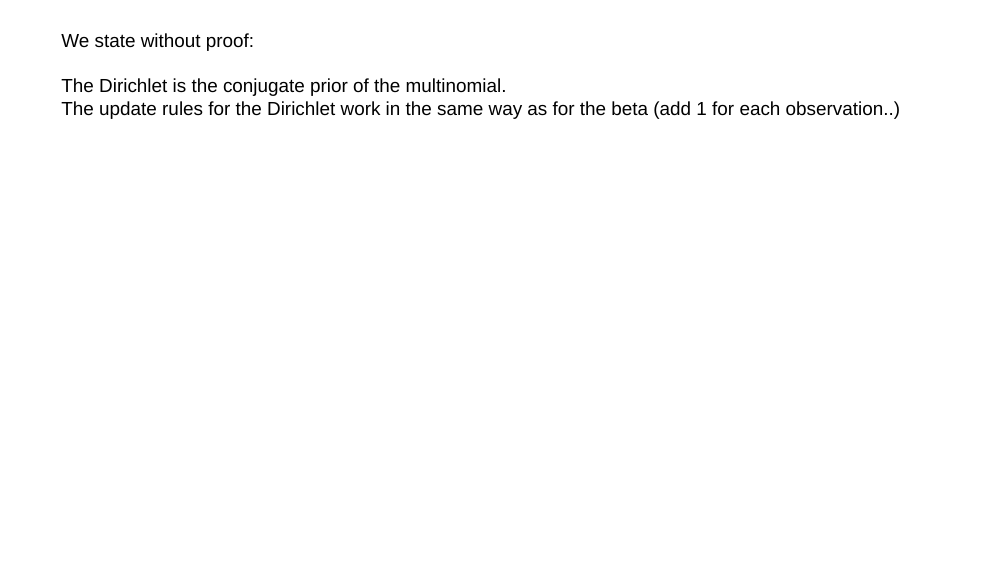
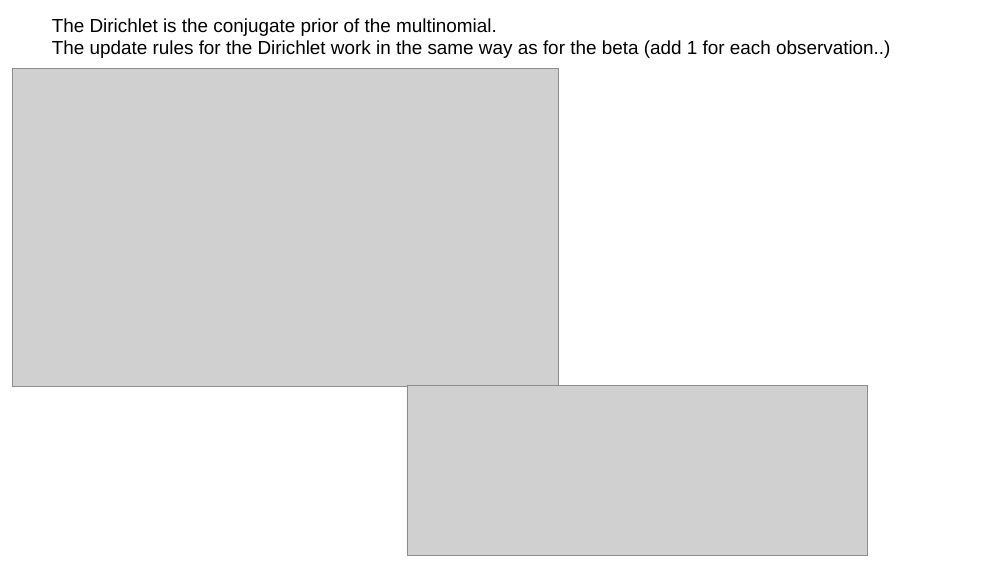
Before and after one commit to afodor/afodor.github.io, a slide deck: slide 11 of classes/stats2018/Lecture06_AndOneHalf.pptx (slide 10 before the commit). Drawn at 1008x567 pixels with LibreOffice and Linux fonts; fonts in the diff are those of the drawing; grey boxes stand for pictures. Boxes give left, top, right and bottom in pixels: in the first picture for what was removed or moved away, otherwise in the second. Text is boxed around its words. In the diff, an @@ line names an element or a change of style, - is before the commit and + after.

Commit message:
add proof for Dirichlet..

```diff
--- a/classes/stats2018/Lecture06_AndOneHalf.pptx
+++ b/classes/stats2018/Lecture06_AndOneHalf.pptx
@@ text "The Dirichlet is the conjugate ..." moved from (x1=61, y1=33, x2=900, y2=119) to (x1=52, y1=18, x2=890, y2=58) @@
@@ text at (x1=61, y1=33, x2=254, y2=51): paragraph removed @@
-We state without proof:
@@ picture added at (x1=13, y1=68, x2=559, y2=386) @@
@@ picture added at (x1=407, y1=386, x2=867, y2=556) @@
```
Also in this commit, not shown: 1 other slide changed, 2 slides added.
